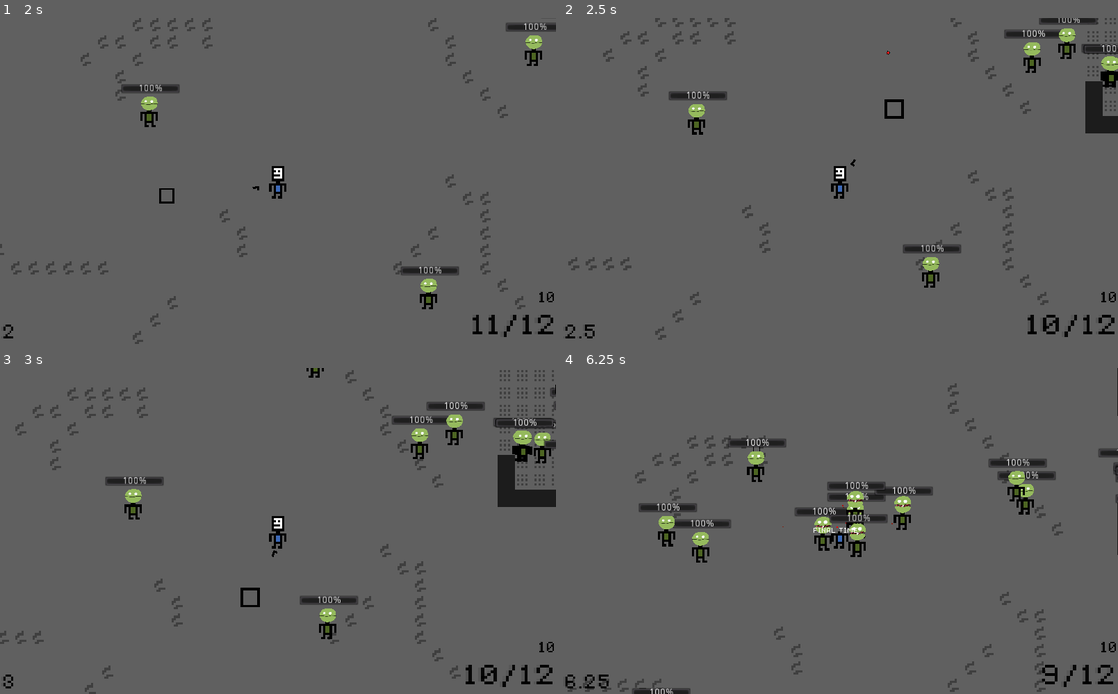
Above: before the commit, frames 1-4 (two rows, left to right).
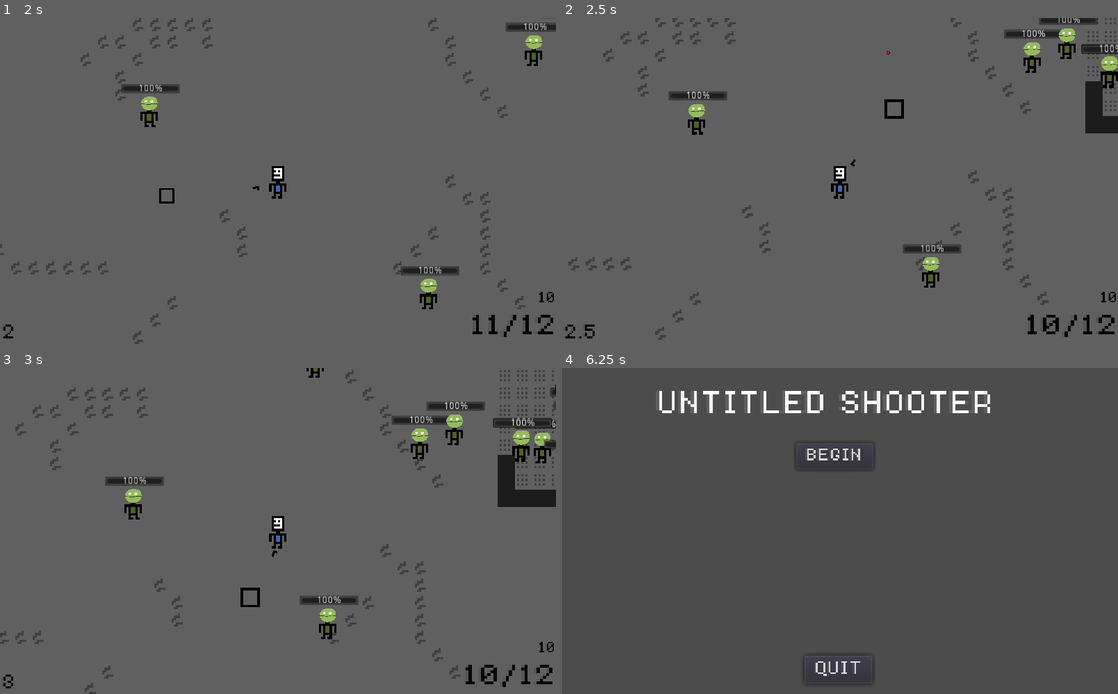
Above: after the commit, the same moments.

Repository: Nore5515/shooter
Game: Godot game, scene res://Scenes/ZombieTown.tscn
The game is run twice, just before and just after one commit, with the same random seed, the same clock (stepped at 60 frames per second) and the same inputs. This scene is started directly instead of the project's main scene. Video files are missing from this copy of the repository; at most half a second of black plays in their place. Sound files missing from this copy of the repository are replaced by a short silence.
Inputs (mouse positions are in pixels of both pictures, inside the frame that each line leads up to):
- Up to frame 1 (2 s): move the mouse to (400, 164) at 0.52 s; press the mouse at (400, 164) at 0.53 s; hold D (right) 0.53-1.28 s; move the mouse to (166, 197) at 1.27 s; release the mouse at (166, 197) at 1.28 s; hold S (down) from 1.28 s (still down); tap Shift (sprint) at 1.35 s
- Up to frame 2 (2.5 s): move the mouse to (895, 109) at 2.02 s; release S (down) at 2.03 s; press the mouse at (895, 109) at 2.03 s; hold D (right) from 2.03 s (still down)
- Up to frame 3 (3 s): move the mouse to (250, 596) at 2.77 s; release D (right) at 2.78 s; release the mouse at (250, 596) at 2.78 s; hold W (up) from 2.78 s (still down); tap Shift (sprint) at 2.85 s
- Up to frame 4 (6.25 s): move the mouse to (1006, 579) at 3.52 s; release W (up) at 3.53 s; press the mouse at (1006, 579) at 3.53 s; hold A (left) 3.53-5.03 s; move the mouse to (673, 482) at 4.27 s; release the mouse at (673, 482) at 4.28 s; tap Shift (sprint) at 4.35, 5.85 s; move the mouse to (867, 531) at 5.02 s; press the mouse at (867, 531) at 5.03 s; hold S (down) 5.03-5.78 s; move the mouse to (756, 449) at 5.77 s; release the mouse at (756, 449) at 5.78 s; hold D (right) from 5.78 s (still down)

Frame 1 is identical in both runs. In frame 2, 0.1% of the frame differs, in the area x 93-100%, y 8-22%; in frame 3, 0.2%; in frame 4, 8.1%, in the area x 0-100%, y 0-100%.

Commit message:
added more crates
in zombie town!!

Diff:
--- a/Scenes/Zombie.tscn
+++ b/Scenes/Zombie.tscn
@@ -1,6 +1,5 @@
-[gd_scene load_steps=14 format=2]
+[gd_scene load_steps=13 format=2]
 
-[ext_resource path="res://Images/head.png" type="Texture" id=1]
 [ext_resource path="res://Images/zombieBody.png" type="Texture" id=2]
 [ext_resource path="res://Zombie.gd" type="Script" id=3]
 [ext_resource path="res://Sounds/legSmashSound.wav" type="AudioStream" id=4]
@@ -11,37 +10,20 @@
 [ext_resource path="res://Images/newSTUFF/deadZombieHead.png" type="Texture" id=9]
 [ext_resource path="res://Scenes/bloodParticles.tscn" type="PackedScene" id=10]
 
-[sub_resource type="RectangleShape2D" id=1]
-extents = Vector2( 3, 4 )
-
 [sub_resource type="RectangleShape2D" id=2]
 extents = Vector2( 3, 4 )
 
 [sub_resource type="CircleShape2D" id=3]
 radius = 60.0
 
+[sub_resource type="RectangleShape2D" id=4]
+extents = Vector2( 3, 5 )
+
 [node name="Zombie" type="KinematicBody2D" groups=[
 "zombie",
 ]]
 collision_layer = 2
 script = ExtResource( 3 )
-
-[node name="head" type="Sprite" parent="."]
-visible = false
-position = Vector2( 0, -8 )
-texture = ExtResource( 1 )
-
-[node name="HeadCollider" type="CollisionShape2D" parent="."]
-position = Vector2( 0, -8 )
-shape = SubResource( 1 )
-
-[node name="BodyCollider" type="CollisionPolygon2D" parent="."]
-position = Vector2( 0, -1 )
-polygon = PoolVector2Array( 4, -3, -4, -3, -4, 1, 4, 1, 4, -3, 4, -3, 4, -3 )
-
-[node name="LegCollider" type="CollisionPolygon2D" parent="."]
-position = Vector2( -2, -1 )
-polygon = PoolVector2Array( -1, 4, 4, 4, 4, 1, -1, 1, -1, 4, -1, 4 )
 
 [node name="Head" type="Area2D" parent="."]
 position = Vector2( -6, -1 )
@@ -125,6 +107,10 @@
 
 [node name="DetectionSphere" type="CollisionShape2D" parent="Detection"]
 shape = SubResource( 3 )
+
+[node name="CollisionShape2D" type="CollisionShape2D" parent="."]
+position = Vector2( 0, -4 )
+shape = SubResource( 4 )
 [connection signal="area_entered" from="Head" to="." method="_on_Head_area_entered"]
 [connection signal="area_entered" from="Body" to="." method="_on_Body_area_entered"]
 [connection signal="area_entered" from="Legs" to="." method="_on_Legs_area_entered"]
--- a/Scenes/ZombieTown.tscn
+++ b/Scenes/ZombieTown.tscn
@@ -95,6 +95,24 @@
 [node name="Crate" parent="." instance=ExtResource( 7 )]
 position = Vector2( -88, 155 )
 
+[node name="Crate3" parent="." instance=ExtResource( 7 )]
+position = Vector2( 98, 282 )
+
+[node name="Crate4" parent="." instance=ExtResource( 7 )]
+position = Vector2( 425, 237 )
+
+[node name="Crate5" parent="." instance=ExtResource( 7 )]
+position = Vector2( 70, -68 )
+
+[node name="Crate6" parent="." instance=ExtResource( 7 )]
+position = Vector2( 454, -83 )
+
+[node name="Crate7" parent="." instance=ExtResource( 7 )]
+position = Vector2( 435, -85 )
+
+[node name="Crate8" parent="." instance=ExtResource( 7 )]
+position = Vector2( 449, -65 )
+
 [node name="Crate2" parent="." instance=ExtResource( 7 )]
 position = Vector2( 310, 27 )
 
